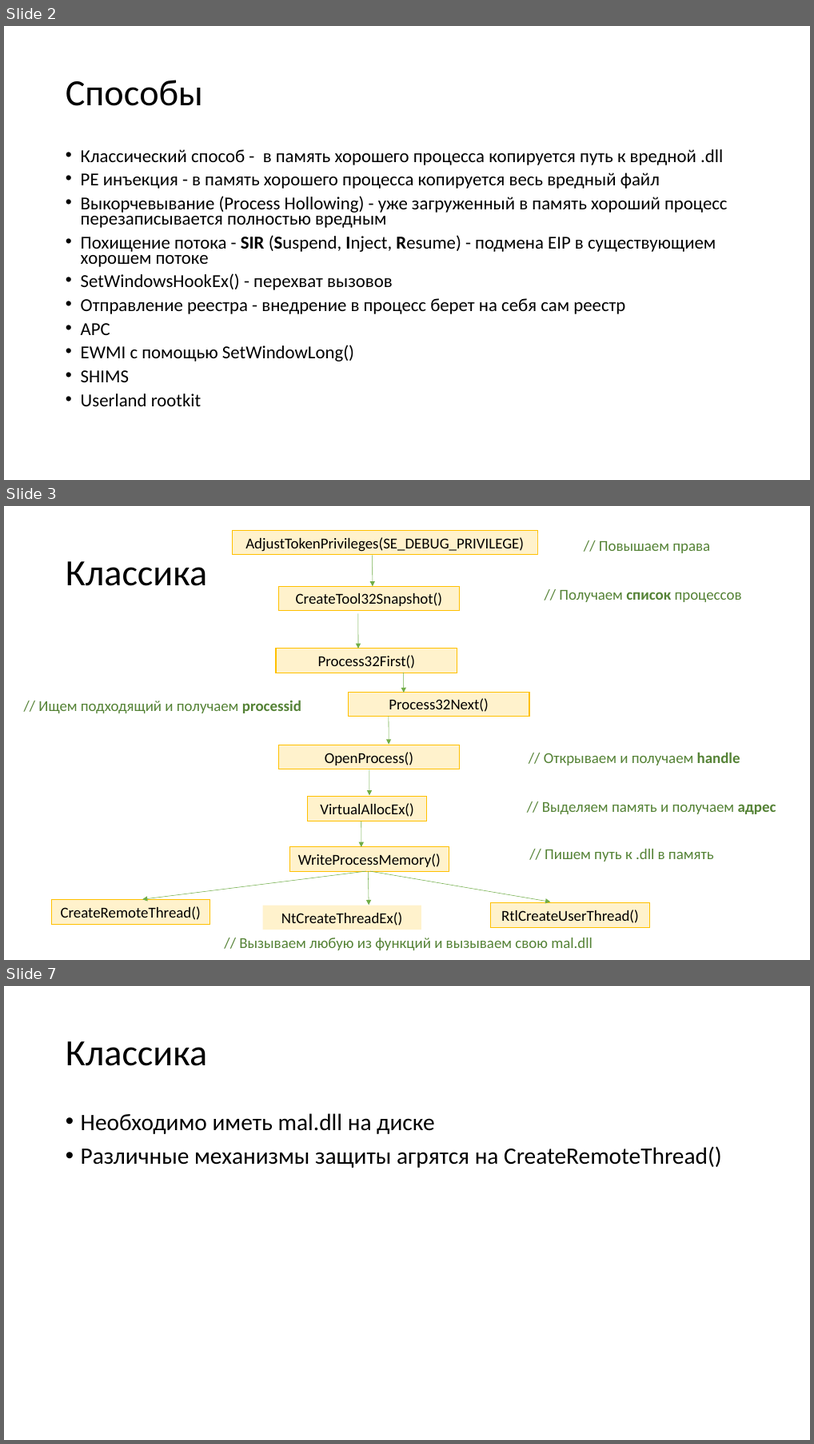
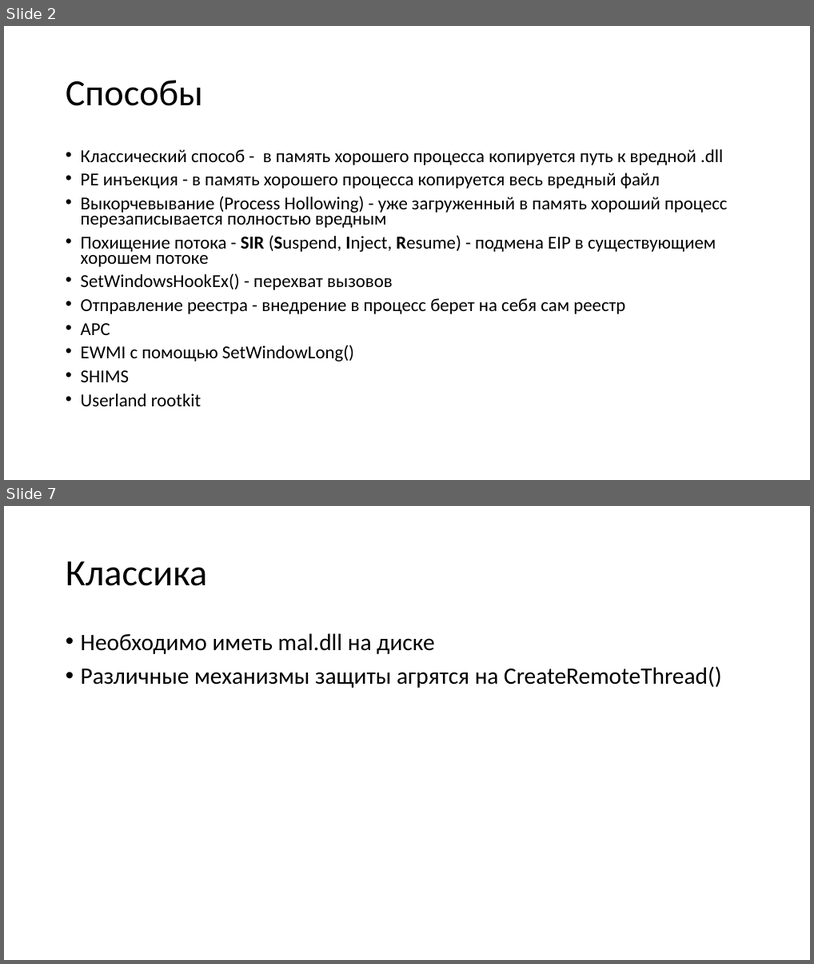
Before and after one commit to ShH01m3s/ShH01m3s.github.io, a slide deck: files/presentations/Injects_p1.pptx. Shown one above the other, each under a label of ours: slides 2, 3 and 7 before the commit, slides 2 and 7 after it; the slides between them are not shown. The pictures are 814x1444 and 814x964 pixels, drawn with LibreOffice and Linux fonts; fonts in the diff are those of the drawing. Boxes give left, top, right and bottom in pixels: in the first picture for what was removed or moved away, otherwise in the second. Text is boxed around its words. In the diff, an @@ line names an element or a change of style, - is before the commit and + after.

```diff
--- a/files/presentations/Injects_p1.pptx
+++ b/files/presentations/Injects_p1.pptx
@@ slide 3 removed at (4, 506, 810, 960), background #FFFFFF @@
@@ rectangle removed at (232, 530, 538, 554) @@
-AdjustTokenPrivileges(SE_DEBUG_PRIVILEGE)
@@ text removed at (599, 541, 710, 553) @@
-// Повышаем права
@@ title removed at (66, 561, 207, 586) @@
-Классика
@@ arrow removed from (373, 555) to (373, 587) @@
@@ rectangle removed at (278, 586, 460, 610) @@
-CreateTool32Snapshot()
@@ text removed at (559, 590, 742, 602) @@
-// Получаем список процессов
@@ arrow removed from (358, 614) to (358, 648) @@
@@ rectangle removed at (276, 648, 458, 672) @@
-Process32First()
@@ arrow removed from (404, 672) to (404, 692) @@
@@ rectangle removed at (348, 692, 530, 716) @@
-Process32Next()
@@ text removed at (38, 700, 302, 713) @@
-// Ищем подходящий и получаем processid
@@ arrow removed from (389, 716) to (389, 744) @@
@@ rectangle removed at (278, 745, 460, 769) @@
-OpenProcess()
@@ text removed at (544, 752, 741, 765) @@
-// Открываем и получаем handle
@@ arrow removed from (370, 770) to (370, 795) @@
@@ rectangle removed at (308, 796, 427, 820) @@
-VirtualAllocEx()
@@ text removed at (542, 802, 777, 814) @@
-// Выделяем память и получаем адрес
@@ arrow removed from (362, 821) to (362, 847) @@
@@ rectangle removed at (290, 847, 449, 871) @@
-WriteProcessMemory()
@@ text removed at (545, 848, 714, 861) @@
-// Пишем путь к .dll в память
@@ arrow removed from (366, 871) to (142, 900) @@
@@ arrow removed from (368, 871) to (369, 904) @@
@@ arrow removed from (370, 871) to (551, 902) @@
@@ rectangle removed at (51, 900, 210, 924) @@
-CreateRemoteThread()
@@ rectangle removed at (263, 905, 422, 929) @@
-NtCreateThreadEx()
@@ rectangle removed at (491, 903, 650, 927) @@
-RtlCreateUserThread()
@@ text removed at (239, 937, 593, 950) @@
-// Вызываем любую из функций и вызываем свою mal.dll
```
Also in this commit, not shown: 3 slides changed, 2 slides added, 1 other slide removed, 45 other files.
